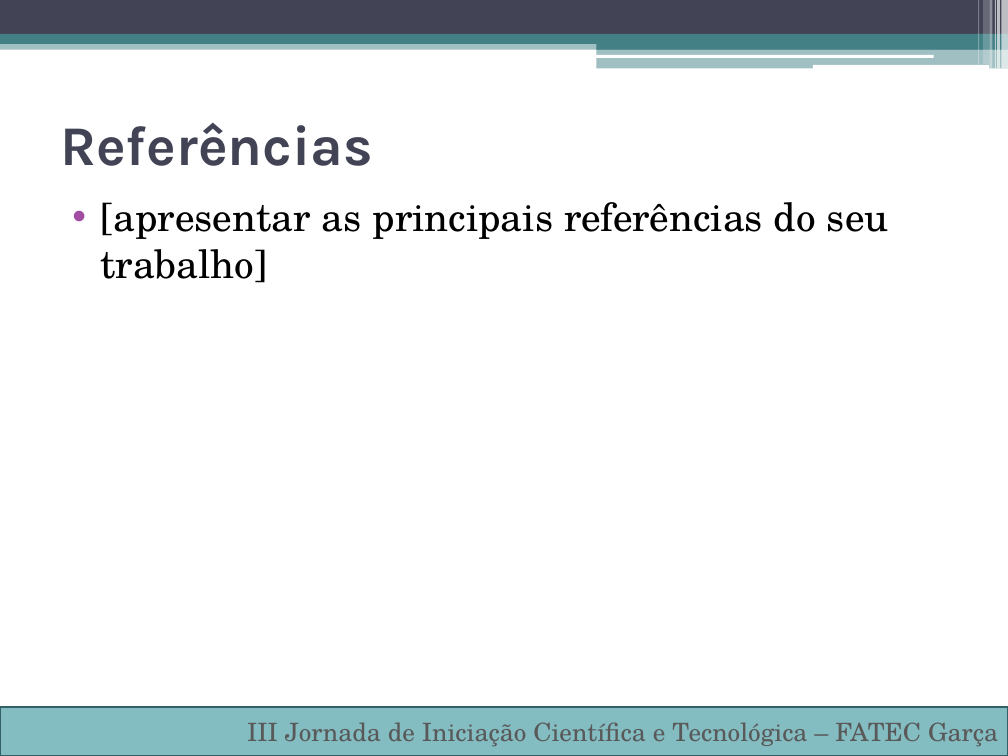
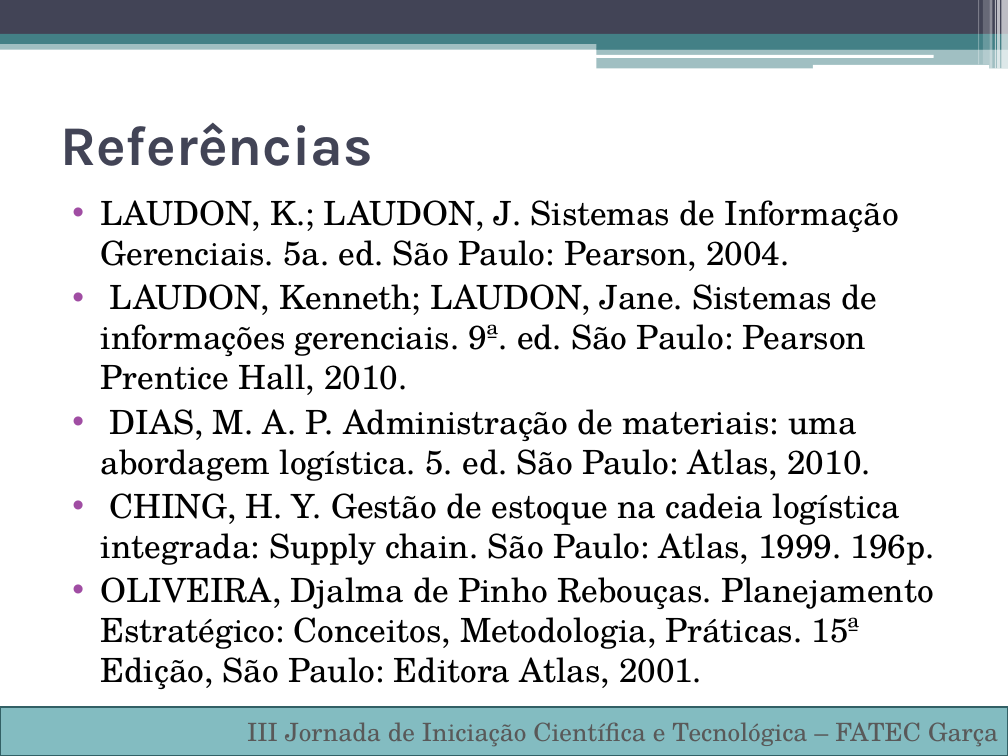
Before and after one commit to Cardoso976/V-Termo, a slide deck: slide 8 of TCC/III Jornada de Iniciação Científica e Tecnológica Tempate–2018.pptx (slide 7 before the commit). Drawn at 1008x756 pixels with LibreOffice and Linux fonts; fonts in the diff are those of the drawing. Boxes give left, top, right and bottom in pixels: in the first picture for what was removed or moved away, otherwise in the second. Text is boxed around its words. In the diff, an @@ line names an element or a change of style, - is before the commit and + after.

```diff
--- a/TCC/III Jornada de Iniciação Científica e Tecnológica Tempate–2018.pptx
+++ b/TCC/III Jornada de Iniciação Científica e Tecnológica Tempate–2018.pptx
@@ text at [101, 200, 935, 683]: text changed; size 28 to 23.8 pt @@
-• [apresentar as principais referências do seu trabalho]
+• LAUDON, K.; LAUDON, J. Sistemas de Informação Gerenciais. 5a. ed. São Paulo: Pearson, 2004.
+• LAUDON, Kenneth; LAUDON, Jane. Sistemas de informações gerenciais. 9ª. ed. São Paulo: Pearson Prentice Hall, 2010.
+• DIAS, M. A. P. Administração de materiais: uma abordagem logística. 5. ed. São Paulo: Atlas, 2010.
+• CHING, H. Y. Gestão de estoque na cadeia logística integrada: Supply chain. São Paulo: Atlas, 1999. 196p.
+• OLIVEIRA, Djalma de Pinho Rebouças. Planejamento Estratégico: Conceitos, Metodologia, Práticas. 15ª Edição, São Paulo: Editora Atlas, 2001.
```
Also in this commit, not shown: 7 other slides changed, 1 slide added, 4 other files.
